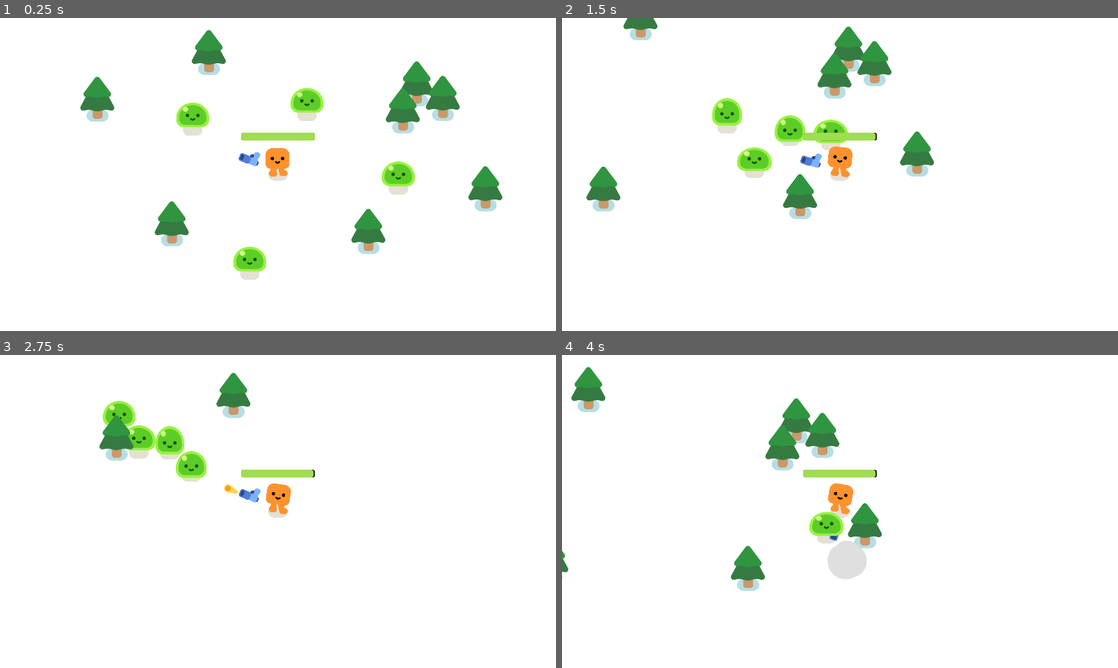
Above: before the commit, frames 1-4 (two rows, left to right).
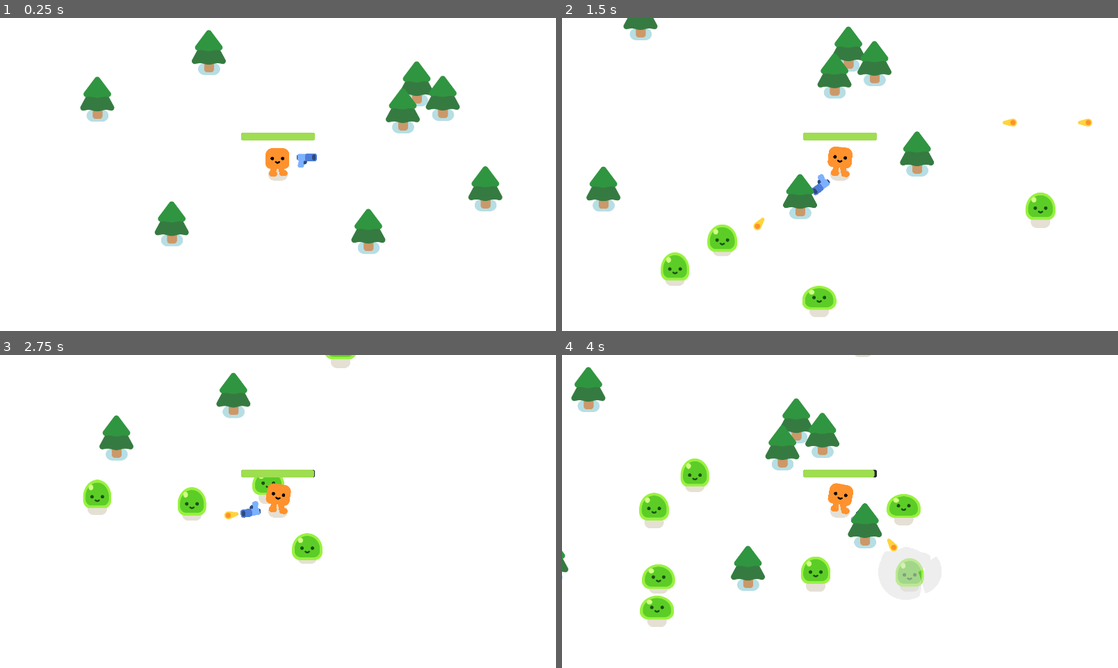
Above: after the commit, the same moments.

Repository: Qowface/learning-godot
Game: Godot game, scene res://survivors_game.tscn
Same seed, same stepped clock (60 frames per second), same inputs: the game is played once before the commit and once after it.
Inputs:
- Up to frame 1 (0.25 s): no input
- Up to frame 2 (1.5 s): hold D (move_right) 0.53-1.28 s; hold S (move_down) from 1.28 s (still down)
- Up to frame 3 (2.75 s): release S (move_down) at 2.03 s; hold D (move_right) from 2.03 s (still down)
- Up to frame 4 (4 s): release D (move_right) at 2.78 s; hold W (move_up) 2.78-3.53 s; hold A (move_left) from 3.53 s (still down)

The runs differ from the first frame. In frame 1, 2.2% of the frame differs, in the area x 31-75%, y 22-84%; in frame 2, 3.9%; in frame 3, 3.7%; in frame 4, 4.5%, in the area x 13-66%, y 0-87%.

Commit message:
Survivors Game - Randomly spawn mobs.

Diff:
--- /dev/null
+++ b/survivors-game/survivors_game.gd
@@ -0,0 +1,12 @@
+extends Node2D
+
+
+func spawn_mob():
+	var new_mob = preload("res://mob.tscn").instantiate()
+	%PathFollow2D.progress_ratio = randf()
+	new_mob.global_position = %PathFollow2D.global_position
+	add_child(new_mob)
+
+
+func _on_timer_timeout():
+	spawn_mob()
--- a/survivors-game/survivors_game.tscn
+++ b/survivors-game/survivors_game.tscn
@@ -1,11 +1,18 @@
-[gd_scene load_steps=4 format=3 uid="uid://neo2n1d4dcyu"]
+[gd_scene load_steps=5 format=3 uid="uid://neo2n1d4dcyu"]
 
+[ext_resource type="Script" path="res://survivors_game.gd" id="1_ci3p5"]
 [ext_resource type="PackedScene" uid="uid://dj7hm4epgnppx" path="res://player.tscn" id="1_cn2db"]
-[ext_resource type="PackedScene" uid="uid://dxvle5px2lib0" path="res://mob.tscn" id="2_6n44y"]
 [ext_resource type="PackedScene" uid="uid://ctatwiclxxykv" path="res://pine_tree.tscn" id="2_a30c5"]
+
+[sub_resource type="Curve2D" id="Curve2D_ojhhx"]
+_data = {
+"points": PackedVector2Array(0, 0, 0, 0, -128, -128, 0, 0, 0, 0, 2048, -128, 0, 0, 0, 0, 2048, 1216, 0, 0, 0, 0, -128, 1216, 0, 0, 0, 0, -128, -128)
+}
+point_count = 5
 
 [node name="Game" type="Node2D"]
 y_sort_enabled = true
+script = ExtResource("1_ci3p5")
 
 [node name="CanvasLayer" type="CanvasLayer" parent="."]
 layer = -30
@@ -17,17 +24,13 @@
 [node name="Player" parent="." instance=ExtResource("1_cn2db")]
 position = Vector2(960, 540)
 
-[node name="Mob" parent="." instance=ExtResource("2_6n44y")]
-position = Vector2(599, 351)
+[node name="Path2D" type="Path2D" parent="Player"]
+position = Vector2(-960, -540)
+curve = SubResource("Curve2D_ojhhx")
 
-[node name="Mob2" parent="." instance=ExtResource("2_6n44y")]
-position = Vector2(1093, 268)
-
-[node name="Mob3" parent="." instance=ExtResource("2_6n44y")]
-position = Vector2(1450, 598)
-
-[node name="Mob4" parent="." instance=ExtResource("2_6n44y")]
-position = Vector2(842, 955)
+[node name="PathFollow2D" type="PathFollow2D" parent="Player/Path2D"]
+unique_name_in_owner = true
+position = Vector2(-128, -128)
 
 [node name="PineTree" parent="." instance=ExtResource("2_a30c5")]
 position = Vector2(594, 767)
@@ -52,3 +55,9 @@
 
 [node name="PineTree8" parent="." instance=ExtResource("2_a30c5")]
 position = Vector2(722, 176)
+
+[node name="Timer" type="Timer" parent="."]
+wait_time = 0.3
+autostart = true
+
+[connection signal="timeout" from="Timer" to="." method="_on_timer_timeout"]
